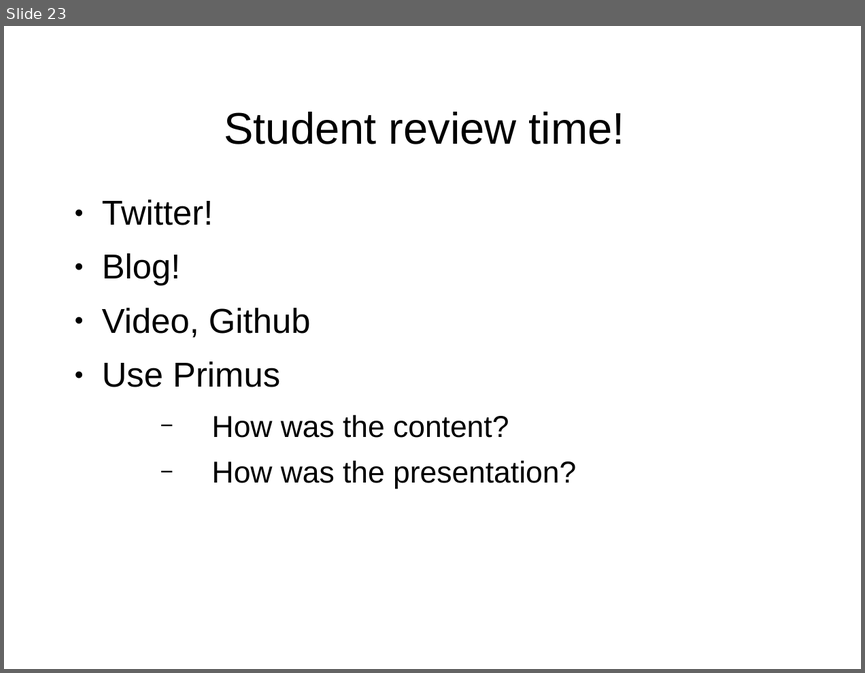
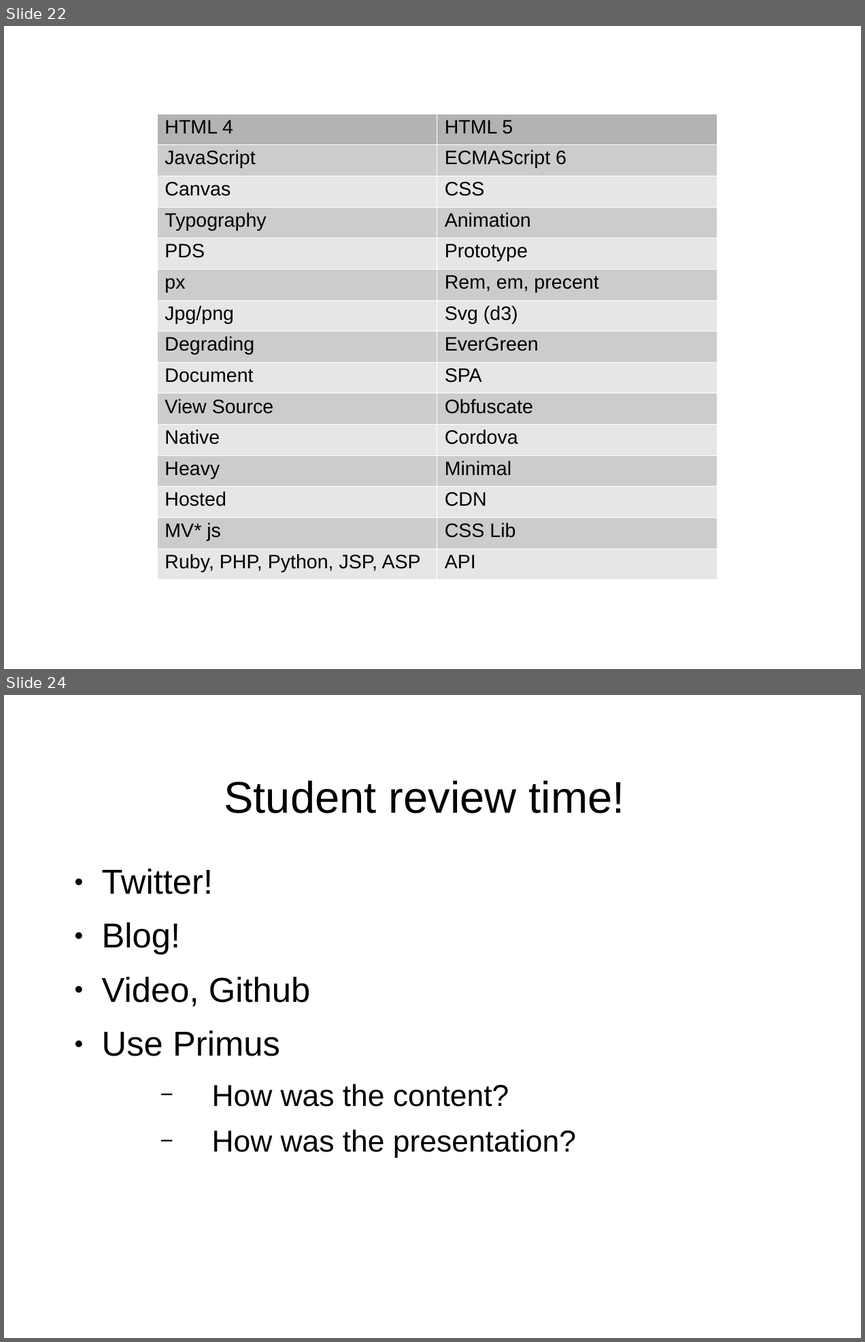
Before and after one commit to puppetMaster3/bikeSheding, a slide deck: training/2of2.ppt. Shown one above the other, each under a label of ours: slide 23 before the commit, slides 22 and 24 after it; the slides between them are not shown. The pictures are 865x673 and 865x1342 pixels, drawn with LibreOffice and Linux fonts; fonts in the diff are those of the drawing; background and template pictures are left out. Boxes give left, top, right and bottom in pixels: in the first picture for what was removed or moved away, otherwise in the second. Text is boxed around its words. In the diff, an @@ line names an element or a change of style, - is before the commit and + after.

```diff
--- a/training/2of2.ppt
+++ b/training/2of2.ppt
@@ slide 22 added at [4, 26, 861, 669], background picture (left out) @@
@@ table added at [157, 114, 717, 574], 15 rows, 2 columns @@
+HTML 4 | HTML 5
+JavaScript | ECMAScript 6
+Canvas | CSS
+Typography | Animation
+PDS | Prototype
+px | Rem, em, precent
+Jpg/png | Svg (d3)
+Degrading | EverGreen
+Document | SPA
+View Source | Obfuscate
+Native | Cordova
+Heavy | Minimal
+Hosted | CDN
+MV* js | CSS Lib
+Ruby, PHP, Python, JSP, ASP | API
@@ what was slide 23 is now slide 24 @@
```
Also in this commit, not shown: 2 slides changed, 1 other slide added, 11 other files.
